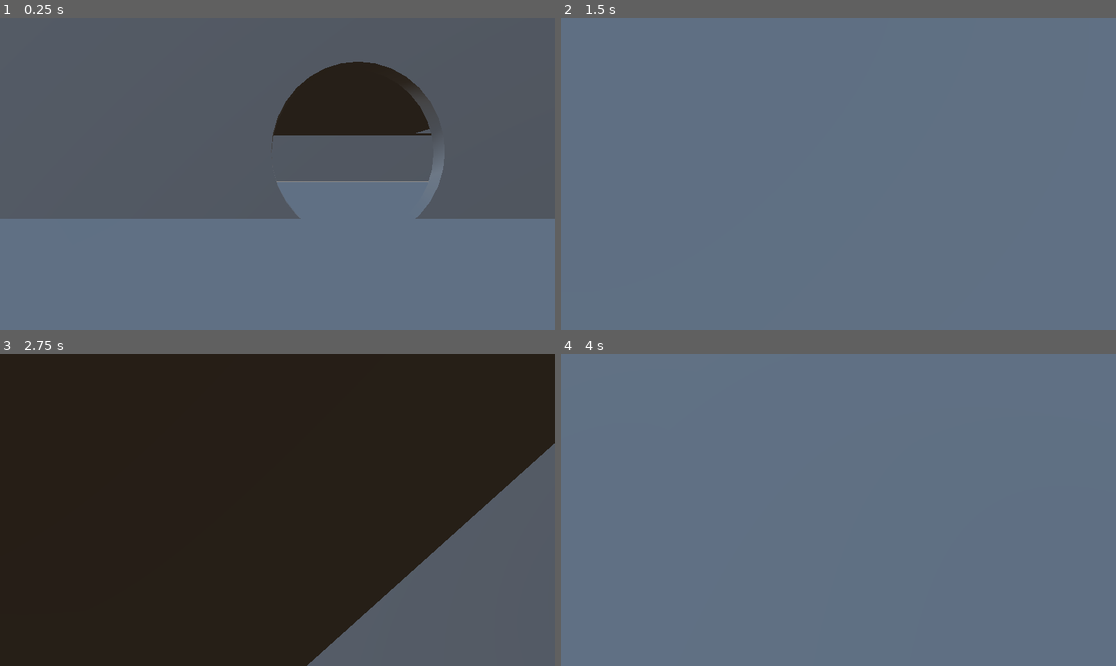
Above: before the commit, frames 1-4 (two rows, left to right).
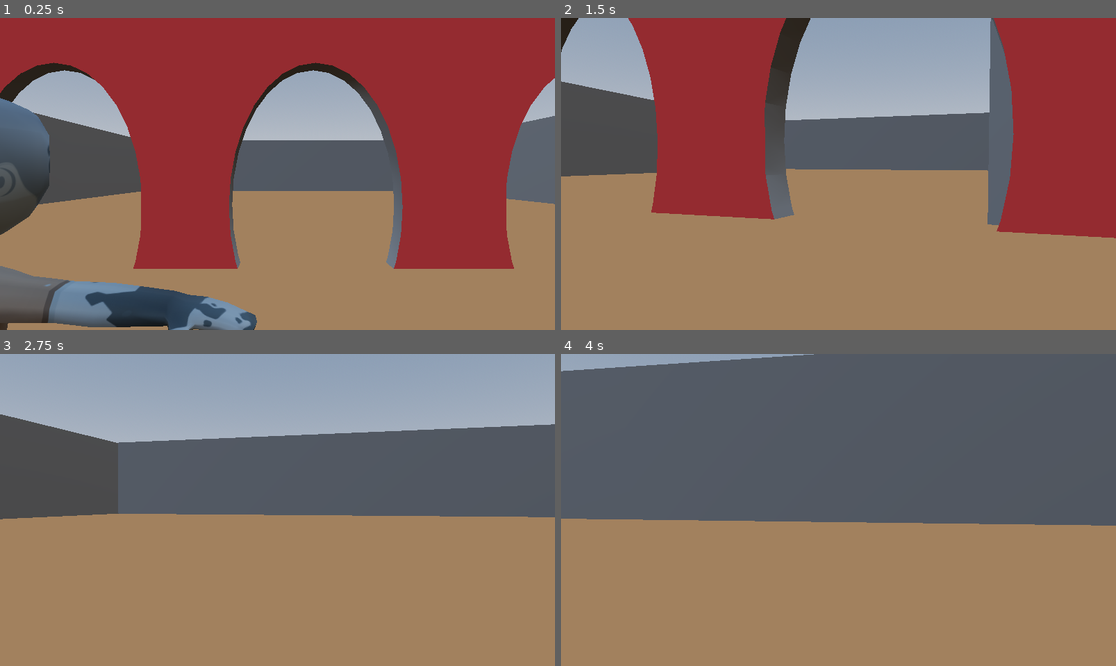
Above: after the commit, the same moments.

Repository: Rzztr/ZombiesGamev1
Game: Godot game, scene res://main.tscn
Two runs of this game, one before a commit and one after it. Both use one fixed random seed, a clock stepped at 60 frames per second and the inputs below.
Inputs (mouse positions are in pixels of both pictures, inside the frame that each line leads up to):
- Up to frame 1 (0.25 s): no input
- Up to frame 2 (1.5 s): tap Enter (ui_accept) at 0.5, 0.77 s; move the mouse to (960, 158) at 0.52 s; hold Right (ui_right) 0.53-1.28 s; tap Shift (sprint) at 0.6, 1.35 s; click (960, 158) at 0.67 s; move the mouse to (810, 174) at 1.27 s; hold Up (ui_up) from 1.28 s (still down)
- Up to frame 3 (2.75 s): keep holding Up (ui_up); tap Enter (ui_accept) at 1.52 s; move the mouse to (288, 503) at 2.02 s; tap Shift (sprint) at 2.1 s
- Up to frame 4 (4 s): keep holding Up (ui_up); move the mouse to (832, 516) at 2.77 s; tap Shift (sprint) at 2.85, 3.6 s; click (832, 516) at 2.92 s; tap Enter (ui_accept) at 3.02, 3.77 s; move the mouse to (877, 513) at 3.52 s

The runs differ from the first frame. In frame 1, 87% of the frame differs, in the area x 0-100%, y 0-100%; in frame 2, 98%; in frame 3, 98%; in frame 4, 100%.

Commit message:
adjust the envoriment

Diff:
--- a/main.tscn
+++ b/main.tscn
@@ -1,6 +1,7 @@
-[gd_scene load_steps=5 format=3 uid="uid://bbw0lu86wgjon"]
+[gd_scene load_steps=13 format=3 uid="uid://bbw0lu86wgjon"]
 
 [ext_resource type="PackedScene" uid="uid://bs72ogkvdd7d6" path="res://addons/proto_controller/proto_controller.tscn" id="1_ig7tw"]
+[ext_resource type="PackedScene" uid="uid://smbrc00rho0" path="res://models/zombie.glb" id="2_0xm2m"]
 
 [sub_resource type="ProceduralSkyMaterial" id="ProceduralSkyMaterial_ig7tw"]
 sky_horizon_color = Color(0.66224277, 0.6717428, 0.6867428, 1)
@@ -14,103 +15,158 @@
 sky = SubResource("Sky_0xm2m")
 tonemap_mode = 2
 
+[sub_resource type="StandardMaterial3D" id="StandardMaterial3D_ig7tw"]
+albedo_color = Color(1, 0.3019608, 0.3019608, 1)
+
+[sub_resource type="StandardMaterial3D" id="StandardMaterial3D_0xm2m"]
+albedo_color = Color(0.9584151, 0.66377854, 0.4132796, 1)
+
+[sub_resource type="ORMMaterial3D" id="ORMMaterial3D_ig7tw"]
+
+[sub_resource type="ORMMaterial3D" id="ORMMaterial3D_0xm2m"]
+albedo_color = Color(0.6271387, 0.34728017, 0.0012234837, 1)
+
+[sub_resource type="ORMMaterial3D" id="ORMMaterial3D_h2yge"]
+albedo_color = Color(1, 1, 0.56078434, 1)
+
+[sub_resource type="ORMMaterial3D" id="ORMMaterial3D_1bvp3"]
+albedo_color = Color(0.627451, 0.34901962, 0, 1)
+
+[sub_resource type="ORMMaterial3D" id="ORMMaterial3D_lquwl"]
+albedo_color = Color(1, 1, 0.56078434, 1)
+
 [node name="main" type="Node3D"]
 
 [node name="WorldEnvironment" type="WorldEnvironment" parent="."]
 environment = SubResource("Environment_h2yge")
 
 [node name="ProtoController" parent="." instance=ExtResource("1_ig7tw")]
-transform = Transform3D(1, 0, 0, 0, 1, 0, 0, 0, 1, -1.2, -0.4, -3.3)
+transform = Transform3D(2.3000002, 0, 0, 0, 2.1120002, 0, 0, 0, 2.8000002, -1.2, -0.4, -3.3)
+look_speed = 0.001
+base_speed = 20.0
+jump_velocity = 10.0
+sprint_speed = 25.0
 
 [node name="CSGCombiner3D" type="CSGCombiner3D" parent="."]
 transform = Transform3D(1, 0, 0, 0, 1, 0, 0, 0, 1, -1.2, -0.4, -3.3)
 use_collision = true
 
-[node name="CSGBox3D" type="CSGBox3D" parent="CSGCombiner3D"]
-transform = Transform3D(1, 0, 0, 0, 1, 0, 0, 0, 1, 2.9500003, 5.0499997, -14.2)
-size = Vector3(61.3, 10.3, 1)
+[node name="mainWall" type="CSGBox3D" parent="CSGCombiner3D"]
+transform = Transform3D(1, 0, 0, 0, 1, 0, 0, 0, 1, 2.749999, 5.35, -14.2)
+size = Vector3(61.9, 10.900001, 1)
+material = SubResource("StandardMaterial3D_ig7tw")
 
-[node name="CSGCylinder3D" type="CSGCylinder3D" parent="CSGCombiner3D/CSGBox3D"]
-transform = Transform3D(2.0570002, 0, 0, 0, -5.289078e-08, -2.1296, 0, 1.21, -9.3087785e-08, 0.099999905, -2.5000002, 0.049999237)
+[node name="CSGCylinder3D" type="CSGCylinder3D" parent="CSGCombiner3D/mainWall"]
+transform = Transform3D(2.0570002, 0, 0, 0, -5.289078e-08, -3.40736, 0, 1.21, -1.4894046e-07, -1.3000001, -2.8000002, 0.049999237)
 operation = 2
 radius = 1.6
 height = 1.7
 sides = 32
 
-[node name="CSGBox3D2" type="CSGBox3D" parent="CSGCombiner3D"]
-transform = Transform3D(1, 0, 0, 0, 1, 0, 0, 0, 1, 21.65, -0.24999997, -32.350002)
-use_collision = true
-size = Vector3(100.1, 0.5, 90.1)
-
-[node name="CSGBox3D3" type="CSGBox3D" parent="CSGCombiner3D"]
-transform = Transform3D(-4.371139e-08, -1, 0, 1, -4.371139e-08, 0, 0, 0, 1, -28.400002, 10.949999, -32.700005)
-use_collision = true
-size = Vector3(22, 0.5, 90.1)
-
-[node name="CSGBox3D4" type="CSGBox3D" parent="CSGCombiner3D"]
-transform = Transform3D(-4.371139e-08, -1, 0, 1, -4.371139e-08, 0, 0, 0, 1, 49.800007, 11.049998, -32.700005)
-use_collision = true
-size = Vector3(22, 0.6, 90.1)
-
-[node name="CSGBox3D6" type="CSGBox3D" parent="CSGCombiner3D/CSGBox3D4"]
-transform = Transform3D(-4.371139e-08, 1, 0, -1, -4.371139e-08, 0, 0, 0, 1, -6.749999, -2.1999931, -22.399994)
+[node name="CSGCylinder3D2" type="CSGCylinder3D" parent="CSGCombiner3D/mainWall"]
+transform = Transform3D(2.0257497, -0.2101143, 2.5863239e-08, 0, -5.289078e-08, -3.40736, 0.35719433, 1.1916174, -1.466777e-07, 9.299999, -2.8000002, 0.049999237)
 operation = 2
-size = Vector3(29.6, 8.400001, 8.8)
-
-[node name="CSGCylinder3D" type="CSGCylinder3D" parent="CSGCombiner3D/CSGBox3D4"]
-transform = Transform3D(-4.371139e-08, 1, 0, -1, -4.371139e-08, 0, 0, 0, 1, -6.856249, -0.09999466, -27.499996)
-radius = 1.1
-height = 8.4875
+radius = 1.6
+height = 1.7
 sides = 32
 
-[node name="CSGCylinder3D" type="CSGCylinder3D" parent="CSGCombiner3D/CSGBox3D4/CSGCylinder3D"]
-transform = Transform3D(-1, -8.742278e-08, 0, 8.742278e-08, -1, 0, 0, 0, 1, -0.15625, 5.2452087e-06, 8.5)
-radius = 1.1
-height = 8.4875
+[node name="CSGCylinder3D3" type="CSGCylinder3D" parent="CSGCombiner3D/mainWall"]
+transform = Transform3D(2.0257497, 0.2101143, -2.5863239e-08, 0, -5.289078e-08, -3.40736, -0.35719433, 1.1916174, -1.466777e-07, -11.299999, -2.8000002, 0.049999237)
+operation = 2
+radius = 1.6
+height = 1.7
 sides = 32
 
-[node name="CSGBox3D" type="CSGBox3D" parent="CSGCombiner3D/CSGBox3D4"]
-transform = Transform3D(1, 0, 0, 0, 1, 0, 0, 0, 1, -2.0999994, -0.05000305, -23.350002)
-size = Vector3(1, 2.1000001, 10.3)
+[node name="Floor" type="CSGBox3D" parent="CSGCombiner3D"]
+transform = Transform3D(1, 0, 0, 0, 1, 0, 0, 0, 1, 34.850002, -0.049999923, -32.350002)
+use_collision = true
+size = Vector3(126.5, 0.5, 90.1)
+material = SubResource("StandardMaterial3D_0xm2m")
 
-[node name="CSGBox3D5" type="CSGBox3D" parent="CSGCombiner3D"]
-transform = Transform3D(-4.371139e-08, -1, 0, 1, -4.371139e-08, 0, 0, 0, 1, 21.901009, 11.099998, -77.5)
+[node name="leftWall" type="CSGBox3D" parent="CSGCombiner3D"]
+transform = Transform3D(-4.371139e-08, -1, 0, 1, -4.371139e-08, 0, 0, 0, 1, -28.400002, 5.3999996, -32.700005)
 use_collision = true
-size = Vector3(21.9, 99.700005, 2.2)
+size = Vector3(10.900001, 0.5, 90.1)
 
-[node name="CSGBox3D6" type="CSGBox3D" parent="CSGCombiner3D"]
-transform = Transform3D(1.3113416e-07, 1, 0, -1, 1.3113416e-07, 0, 0, 0, 1, 21.801006, 10.751005, 11.700002)
+[node name="outsideWall" type="CSGBox3D" parent="CSGCombiner3D"]
+transform = Transform3D(-4.371139e-08, -1, 0, 1, -4.371139e-08, 0, 0, 0, 1, 49.800007, 5.3999987, -32.700005)
 use_collision = true
-size = Vector3(22.5, 99.9, 2.2)
+size = Vector3(10.7, 0.6, 90.1)
 
-[node name="CSGBox3D7" type="CSGBox3D" parent="CSGCombiner3D"]
-transform = Transform3D(1.6391276e-07, 0.9999999, 0, -0.9999999, 1.6391276e-07, 0, 0, 0, 1, 33.450005, 4.649997, -33.30001)
+[node name="CSGBox3D6" type="CSGBox3D" parent="CSGCombiner3D/outsideWall"]
+transform = Transform3D(-4.371139e-08, 1, 0, -1, -4.371139e-08, 0, 0, 0, 1, -4.700001, -0.09999466, 30.200008)
+operation = 2
+size = Vector3(1.8000001, 12.7, 8.8)
+material = SubResource("ORMMaterial3D_ig7tw")
+
+[node name="CSGCylinder3D" type="CSGCylinder3D" parent="CSGCombiner3D/outsideWall"]
+transform = Transform3D(-4.371139e-08, 1, 0, -1, -4.371139e-08, 0, 0, 0, 1, -2.0867176, 3.8146973e-06, 25.900005)
+radius = 1.1
+height = 7.2609377
+sides = 32
+material = SubResource("ORMMaterial3D_0xm2m")
+
+[node name="CSGBox3D" type="CSGBox3D" parent="CSGCombiner3D/outsideWall"]
+transform = Transform3D(1, 0, 0, 0, 1, 0, 0, 0, 1, 2.1, 0.099998474, 30.099998)
+size = Vector3(1.2, 2.4, 11.2)
+material = SubResource("ORMMaterial3D_h2yge")
+
+[node name="CSGCylinder3D2" type="CSGCylinder3D" parent="CSGCombiner3D/outsideWall"]
+transform = Transform3D(1.3113416e-07, -1, 0, 1, 1.3113416e-07, 0, 0, 0, 1, -1.9390571, 0.05625534, 34.400005)
+radius = 1.1
+height = 7.5218754
+sides = 32
+material = SubResource("ORMMaterial3D_1bvp3")
+
+[node name="frontWall" type="CSGBox3D" parent="CSGCombiner3D"]
+transform = Transform3D(-4.371139e-08, -1, 0, 1, -4.371139e-08, 0, 0, 0, 1, 35.00101, 5.4999995, -77.15)
 use_collision = true
-size = Vector3(11, 0.5, 90.1)
+size = Vector3(10.7, 125.9, 1.5)
 
-[node name="CSGBox3D8" type="CSGBox3D" parent="CSGCombiner3D"]
-transform = Transform3D(-1.4901161e-07, -0.99999994, 0, 0.99999994, -1.4901161e-07, 0, 0, 0, 1, 71.450005, 11.050003, -32.500004)
+[node name="backWall" type="CSGBox3D" parent="CSGCombiner3D"]
+transform = Transform3D(1.3113416e-07, 1, 0, -1, 1.3113416e-07, 0, 0, 0, 1, 34.951008, 5.1010075, 11.700002)
 use_collision = true
-size = Vector3(22, 0.6, 90.1)
+size = Vector3(11.2, 126.200005, 2.2)
 
-[node name="CSGBox3D9" type="CSGBox3D" parent="CSGCombiner3D"]
-transform = Transform3D(-4.4099994, 0, 8.742278e-08, 0, 1, 0, -3.8553438e-07, 0, -1, 10.851504, 21.7, -33.000008)
+[node name="rightWall" type="CSGBox3D" parent="CSGCombiner3D"]
+transform = Transform3D(1.6391276e-07, 0.9999999, 0, -0.9999999, 1.6391276e-07, 0, 0, 0, 1, 33.450005, 5.2999973, -33.05001)
+use_collision = true
+size = Vector3(10.900001, 0.5, 89.6)
+
+[node name="CSGBox3D6" type="CSGBox3D" parent="CSGCombiner3D/rightWall"]
+transform = Transform3D(-4.3711395e-08, -1, 0, 1, -4.3711395e-08, 0, 0, 0, 1, 3.610942, 0.12812424, -26.199993)
+operation = 2
+size = Vector3(1.8000001, 12.7, 8.8)
+material = SubResource("ORMMaterial3D_ig7tw")
+
+[node name="CSGCylinder3D" type="CSGCylinder3D" parent="CSGCombiner3D/rightWall"]
+transform = Transform3D(-4.3711395e-08, -1, 0, 1, -4.3711395e-08, 0, 0, 0, 1, 1.1226578, 0.028125763, -30.499996)
+radius = 1.1
+height = 7.5109377
+sides = 32
+material = SubResource("ORMMaterial3D_0xm2m")
+
+[node name="CSGBox3D" type="CSGBox3D" parent="CSGCombiner3D/rightWall"]
+transform = Transform3D(-1, 8.742278e-08, 0, -8.742278e-08, -1, 0, 0, 0, 1, -3.1890583, -0.07186508, -26.300003)
+size = Vector3(1.2, 2.4, 11.2)
+material = SubResource("ORMMaterial3D_lquwl")
+
+[node name="CSGCylinder3D2" type="CSGCylinder3D" parent="CSGCombiner3D/rightWall"]
+transform = Transform3D(-4.3712063e-08, 1, 0, -1, -4.3712063e-08, 0, 0, 0, 1, 0.96952915, -0.028125763, -21.999996)
+radius = 1.1
+height = 7.7609377
+sides = 32
+material = SubResource("ORMMaterial3D_1bvp3")
+
+[node name="backyrdWall" type="CSGBox3D" parent="CSGCombiner3D"]
+transform = Transform3D(-1.4901161e-07, -0.99999994, 0, 0.99999994, -1.4901161e-07, 0, 0, 0, 1, 97.75001, 5.400004, -32.500004)
+use_collision = true
+size = Vector3(10.7, 0.6, 90.1)
+
+[node name="roof" type="CSGBox3D" parent="CSGCombiner3D"]
+transform = Transform3D(-4.4099994, 0, 8.742278e-08, 0, 1, 0, -3.8553438e-07, 0, -1, 10.851504, 10.400001, -33.000008)
+visible = false
 size = Vector3(17.800001, 1, 91.8)
 
-[node name="CSGBox3D10" type="CSGBox3D" parent="CSGCombiner3D"]
-transform = Transform3D(2.1, 0, 0, 0, 1, 0, 0, 0, 1, 10.715002, 10.400001, -32.9)
-size = Vector3(37.4, 1, 91.200005)
-
-[node name="CSGBox3D" type="CSGBox3D" parent="CSGCombiner3D/CSGBox3D10"]
-transform = Transform3D(1, 0, 0, 0, 1, 0, 0, 0, 1.5, 9.34523, 0.3000002, -33.050007)
-operation = 2
-size = Vector3(2.5, 4.2000003, 8.900001)
-
-[node name="CSGBox3D2" type="CSGBox3D" parent="CSGCombiner3D/CSGBox3D10"]
-transform = Transform3D(1, 0, 0, 0, 1, 0, 0, 0, 2.25, 16.478563, 0.6000004, 34.474995)
-operation = 2
-size = Vector3(3.4, 4.2000003, 7.5)
-
-[node name="mobTimer" type="Timer" parent="."]
-wait_time = 5.0
-autostart = true
+[node name="zombie" parent="." instance=ExtResource("2_0xm2m")]
+transform = Transform3D(1.3, 0, 0, 0, 1.1, 0, 0, 0, 1.44, -3.700001, -0.10000008, -5.9999976)
